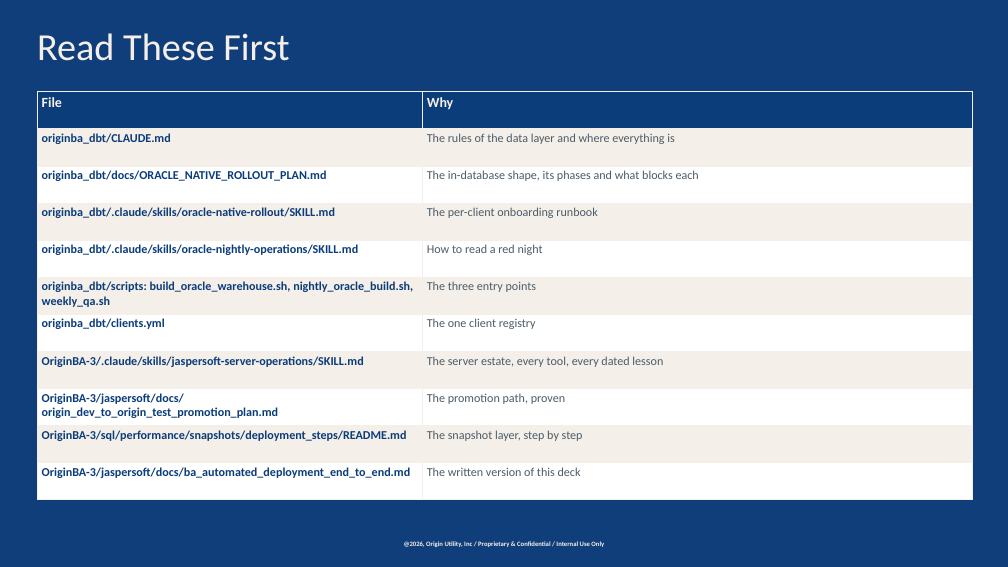
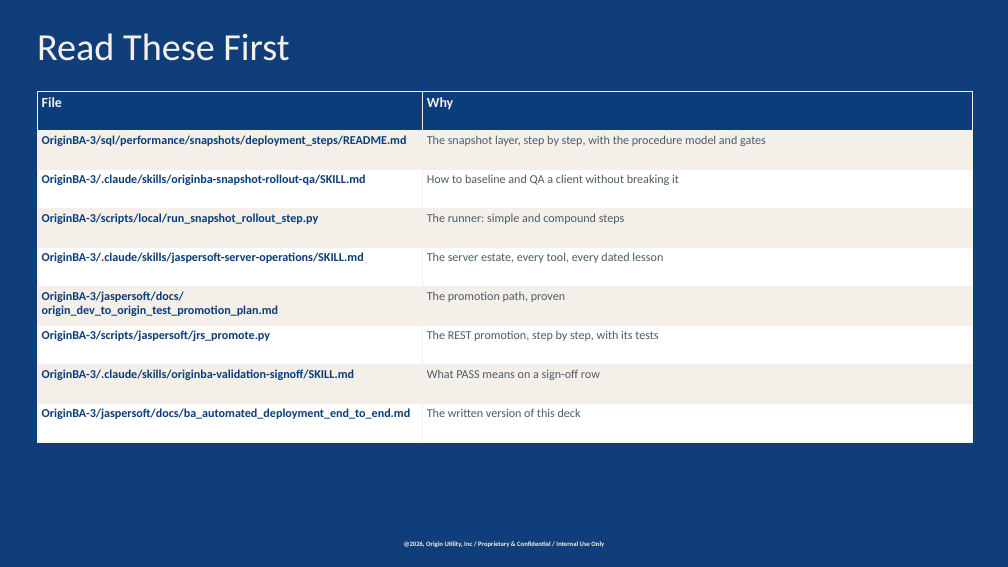
Before and after one commit to chasepowers59/OriginBA, a slide deck: slide 13 of jaspersoft/docs/OriginBA_Automated_Deployment.pptx (slide 16 before the commit). Drawn at 1008x567 pixels with LibreOffice and Linux fonts; fonts in the diff are those of the drawing; background and template pictures are left out; a plain dark background stands for a picture behind light text. Boxes give left, top, right and bottom in pixels: in the first picture for what was removed or moved away, otherwise in the second. Text is boxed around its words. In the diff, an @@ line names an element or a change of style, - is before the commit and + after.

```diff
--- a/jaspersoft/docs/OriginBA_Automated_Deployment.pptx
+++ b/jaspersoft/docs/OriginBA_Automated_Deployment.pptx
@@ table at box(37, 92, 972, 442) @@
-row 2: originba_dbt/CLAUDE.md | The rules of the data layer and where everything is
-row 3: originba_dbt/docs/ORACLE_NATIVE_ROLLOUT_PLAN.md | The in-database shape, its phases and what blocks each
-row 4: originba_dbt/.claude/skills/oracle-native-rollout/SKILL.md | The per-client onboarding runbook
-row 5: originba_dbt/.claude/skills/oracle-nightly-operations/SKILL.md | How to read a red night
-row 6: originba_dbt/scripts: build_oracle_warehouse.sh, nightly_oracle_build.sh, weekly_qa.sh | The three entry points
-row 7: originba_dbt/clients.yml | The one client registry
+row 2: OriginBA-3/sql/performance/snapshots/deployment_steps/README.md | The snapshot layer, step by step, with the procedure model and gates
+row 3: OriginBA-3/.claude/skills/originba-snapshot-rollout-qa/SKILL.md | How to baseline and QA a client without breaking it
+row 4: OriginBA-3/scripts/local/run_snapshot_rollout_step.py | The runner: simple and compound steps
-row 10: OriginBA-3/sql/performance/snapshots/deployment_steps/README.md | The snapshot layer, step by step
+row 7: OriginBA-3/scripts/jaspersoft/jrs_promote.py | The REST promotion, step by step, with its tests
+row 8: OriginBA-3/.claude/skills/originba-validation-signoff/SKILL.md | What PASS means on a sign-off row
```
Also in this commit, not shown: 6 other slides changed, 6 slides added, 9 slides removed, 2 other files.
